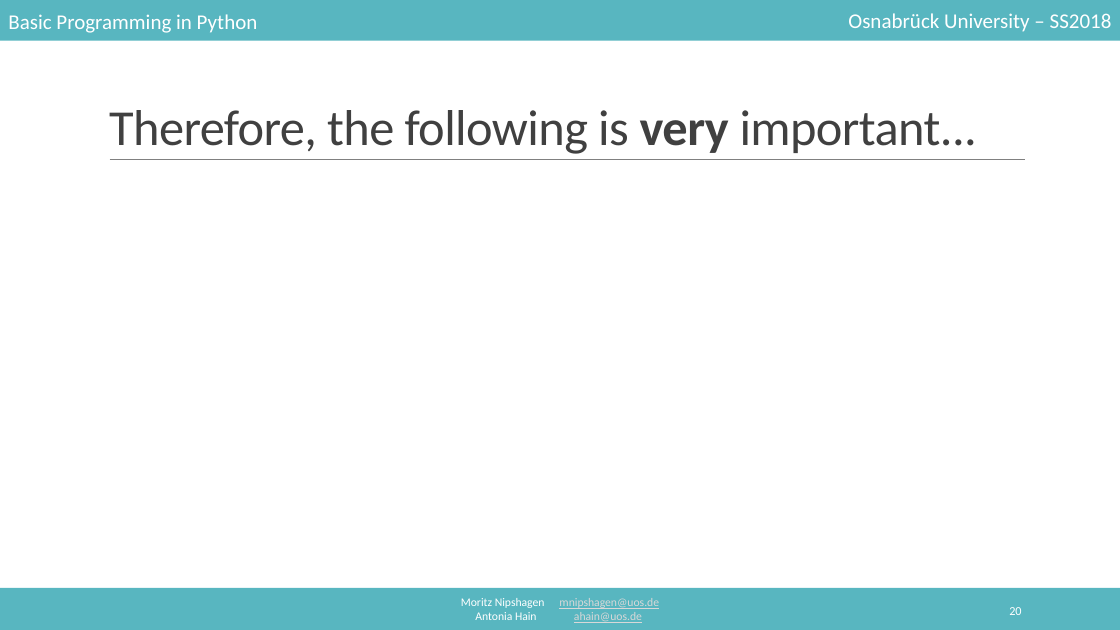
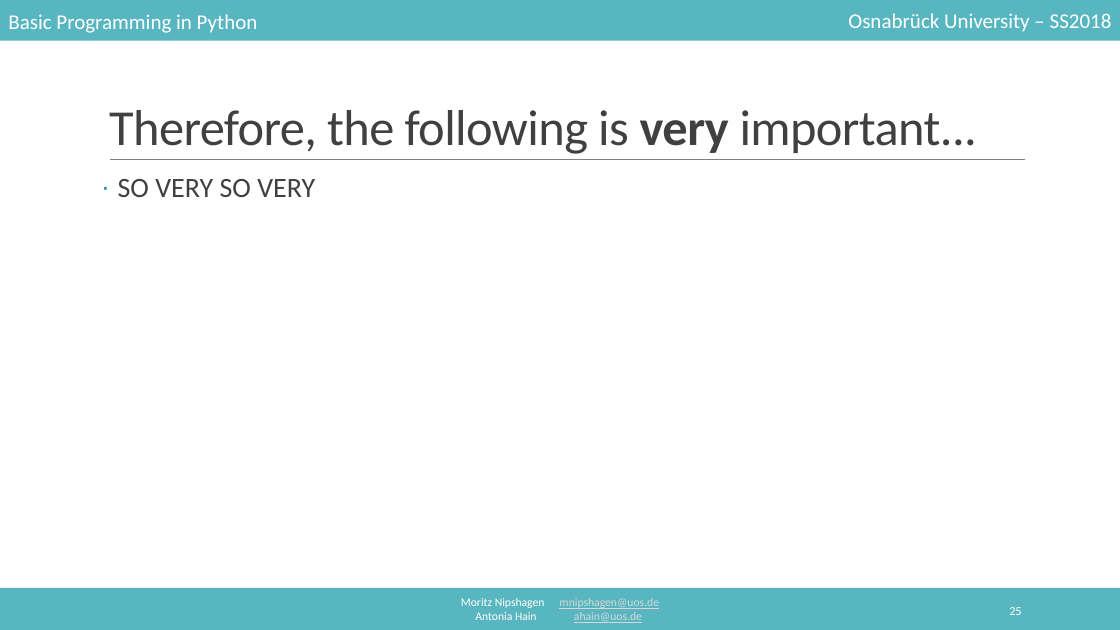
Before and after one commit to mnipshagen/monty, a slide deck: slide 25 of 2018/02/Syntax_and_variables.pptx (slide 20 before the commit). Drawn at 1120x630 pixels with LibreOffice and Linux fonts; fonts in the diff are those of the drawing. Boxes give left, top, right and bottom in pixels: in the first picture for what was removed or moved away, otherwise in the second. Text is boxed around its words. In the diff, an @@ line names an element or a change of style, - is before the commit and + after.

```diff
--- a/2018/02/Syntax_and_variables.pptx
+++ b/2018/02/Syntax_and_variables.pptx
@@ text added at (118,179,315,197), 24 pt, text #404040 @@
+· SO VERY SO VERY
@@ page number at (1009,607,1021,615): text changed @@
-20
+25
```
Also in this commit, not shown: 7 other slides changed, 12 slides added, 2 slides removed.
